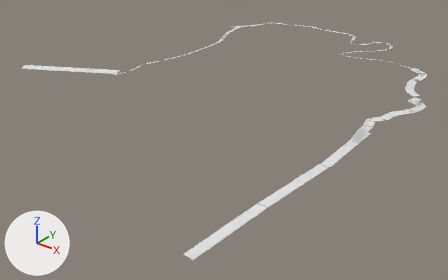
Before and after pictures for a commit that changed the OBJ model public/level1-collission.obj.
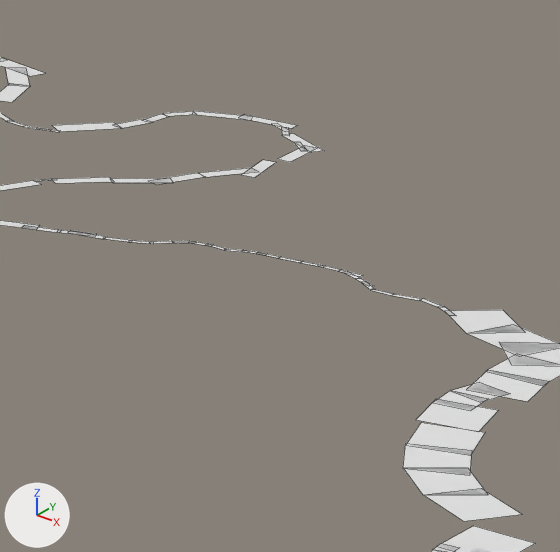
Each version is shown whole from a camera (50 mm lens) standing at (13.74, -23.51, 7.71) and looking at (1.38, -8.05, -1.87), then close up on the part from 78% to 95% of the width and 10% to 36% of the height. Lighting does not change. The marker at lower left points along +X, +Y and +Z. The last two pictures show the newer version. The close-ups show mesh edges as thin lines. Where no turn or scale is listed for an object, it has been applied to the vertices.
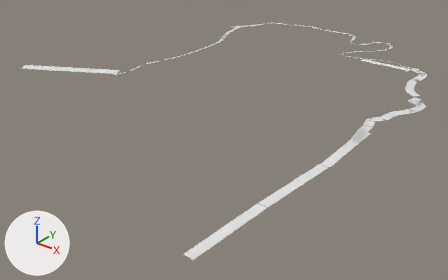
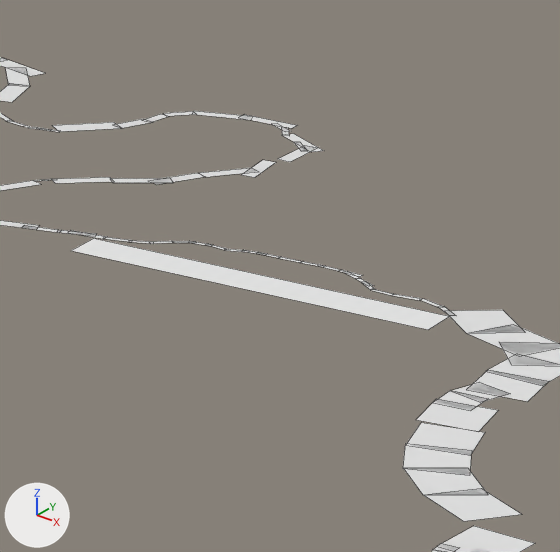
What changed in the scene script:
```text
Add mat_material_001:
    mat_material_001 = principled_material('Material.001')
    mat_material_001.base_color = (0.8, 0.8, 0.8)  # white #e7e7e7
    mat_material_001.roughness = 1.0
Add me_finish:
    me_finish.from_pydata([(3.51, -2.27, 0.0), (5.45, -2.27, 0.0), (3.51, -2.02, 0.0), (5.45, -2.02, 0.0)], [], [(0, 2, 3, 1)])
    me_finish.materials.append(mat_material_001)  # white #e7e7e7
Add ob_finish:
    ob_finish = bpy.data.objects.new('finish', me_finish)
    ob_finish.location = (0.0, 0.0, 0.0)
```

Changed parts and their boxes (x1, y1, x2, y2) in the close-ups (560 x 552 px):
'finish', added: after (71, 238, 450, 330)
